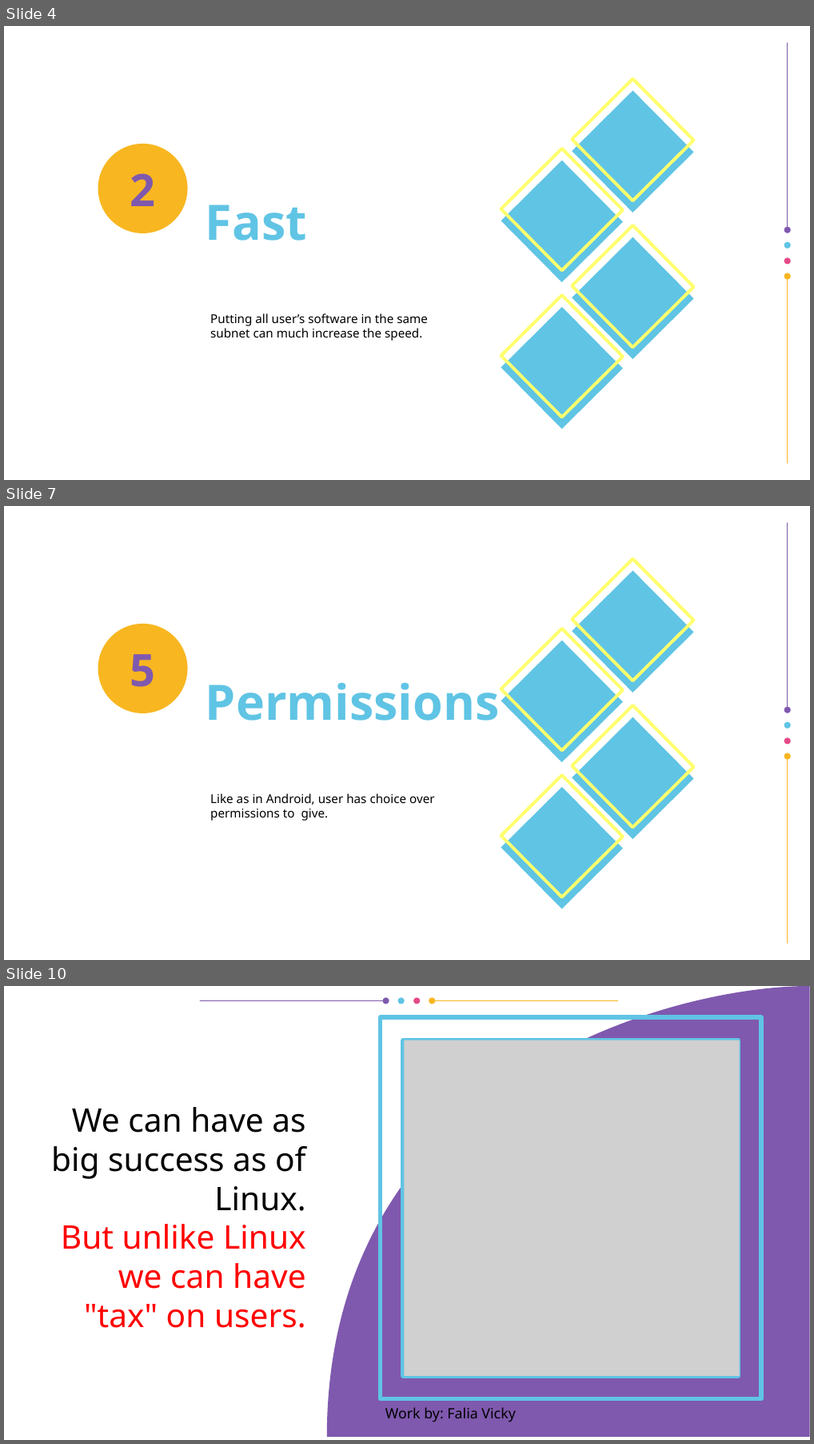
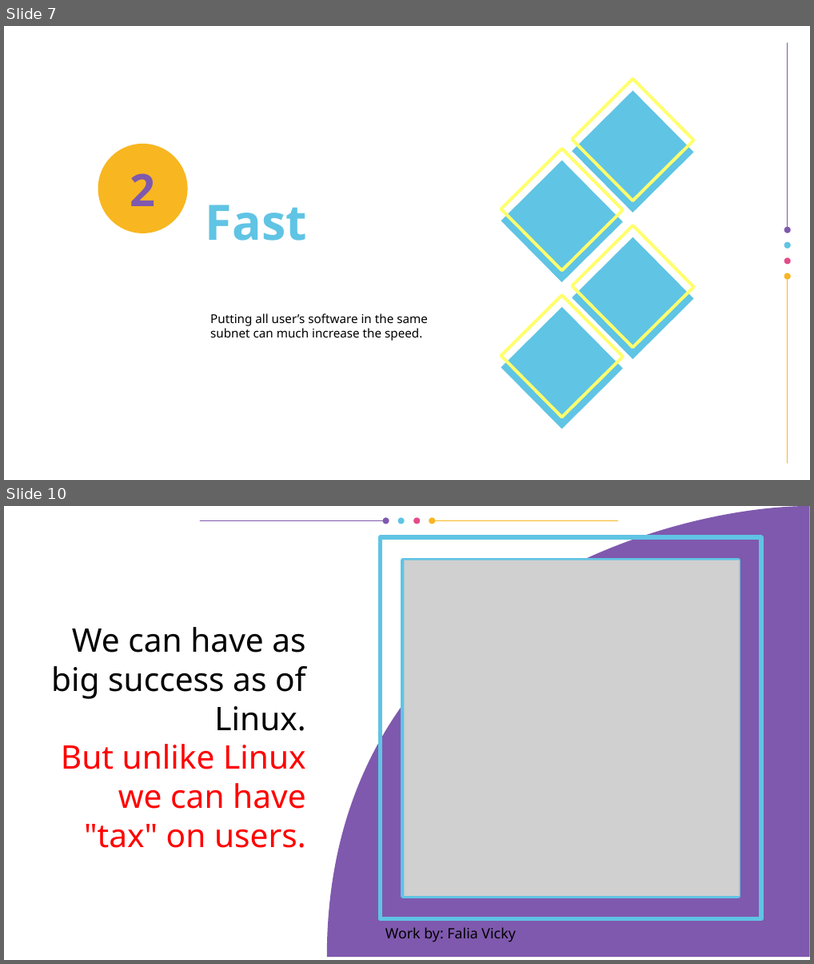
Before and after one commit to vporton/icp-package-manager, a slide deck: docs/presentation.odp. Shown one above the other, each under a label of ours: slides 4, 7 and 10 before the commit, slides 7 and 10 after it; the slides between them are not shown. The pictures are 814x1444 and 814x964 pixels, drawn with LibreOffice and Linux fonts; fonts in the diff are those of the drawing; grey boxes stand for pictures; background and template pictures are left out. Boxes give left, top, right and bottom in pixels: in the first picture for what was removed or moved away, otherwise in the second. Text is boxed around its words. In the diff, an @@ line names an element or a change of style, - is before the commit and + after.

```diff
--- a/docs/presentation.odp
+++ b/docs/presentation.odp
@@ slide 7 removed at (4, 506, 810, 960), background #FFFFFF; not listed: 14 template elements that a slide beside it also shows @@
@@ freeform shape removed at (98, 624, 189, 714) @@
-5
@@ title removed at (206, 682, 500, 720) @@
-Permissions
@@ title removed at (210, 793, 435, 820) @@
-Like as in Android, user has choice over permissions to give.
@@ what was slide 4 is now slide 7 @@
```
Also in this commit, not shown: 4 slides changed, 5 slides added, 4 other slides removed.
